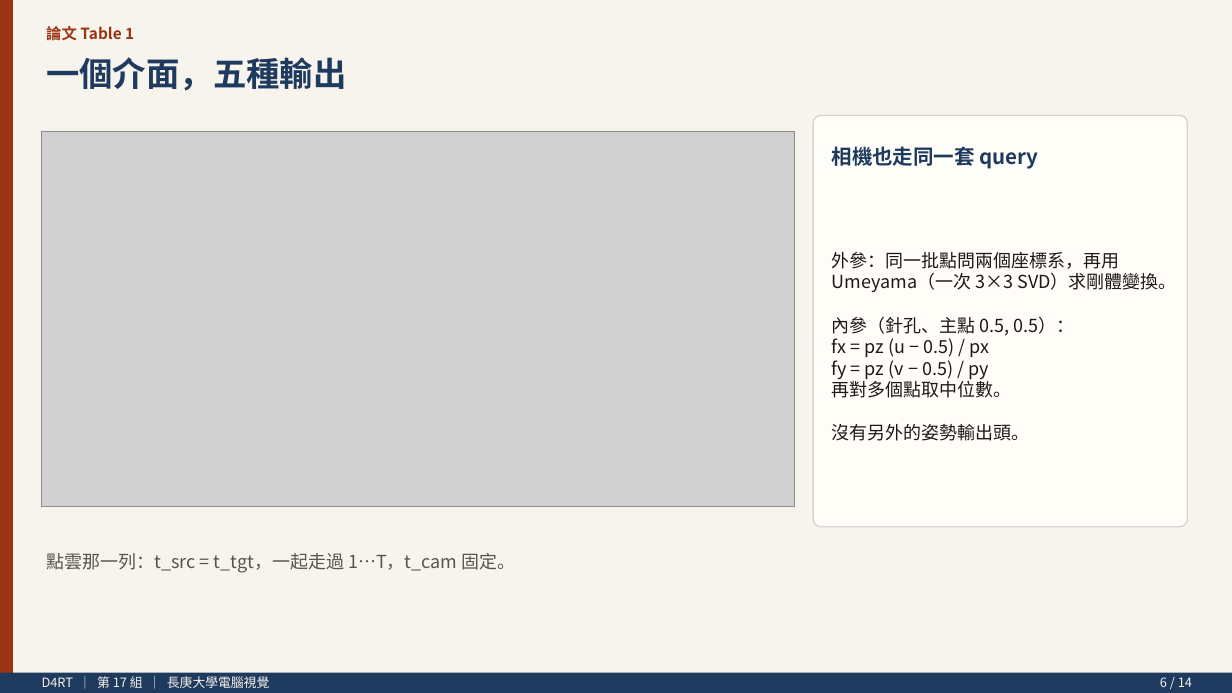
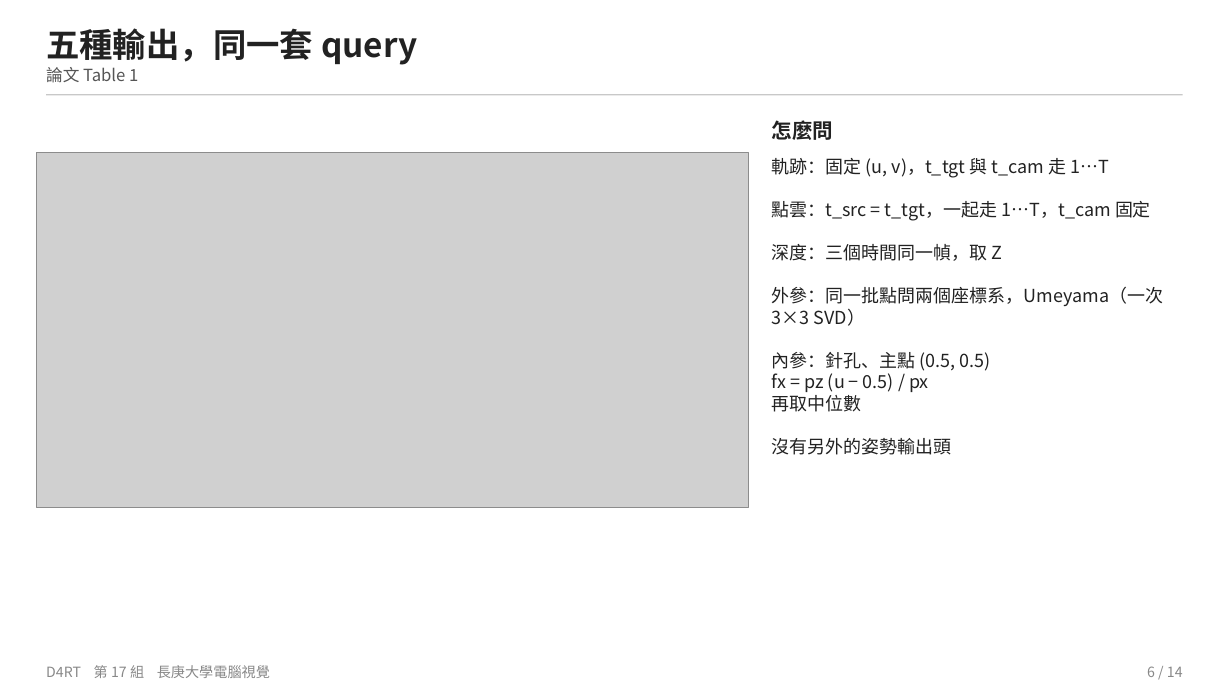
Before and after one commit to soymilk0211/cgu-cv-d4rt-presentation, a slide deck: slide 6 of D4RT_簡報.pptx. Drawn at 1232x693 pixels with LibreOffice and Linux fonts; fonts in the diff are those of the drawing; grey boxes stand for pictures. Boxes give left, top, right and bottom in pixels: in the first picture for what was removed or moved away, otherwise in the second. Text is boxed around its words. In the diff, an @@ line names an element or a change of style, - is before the commit and + after.

Commit message:
Revise slides and scripts for a plainer classroom tone
Shorter on-slide keywords, paper figures as the main content,
and a comparison of what is new versus prior methods, including
the cases D4RT does not win.

```diff
--- a/D4RT_簡報.pptx
+++ b/D4RT_簡報.pptx
@@ rectangle removed at box(0, 0, 1232, 693) @@
@@ rectangle removed at box(0, 0, 13, 693) @@
@@ vertical alignment middle to top in 3 elements at box(46, 665, 270, 678), box(772, 158, 1164, 455), box(46, 28, 417, 65) @@
@@ text at box(46, 28, 417, 65): text changed; text colour #1E3A5F to #222222 @@
-一個介面，五種輸出
+五種輸出，同一套 query
@@ text "論文 Table 1": place and size @@
-text "論文 Table 1" at box(46, 26, 134, 41)
+text "論文 Table 1" at box(46, 67, 138, 83)
@@ text "論文 Table 1" at box(46, 67, 138, 83): size 12 to 13 pt, text colour #9A3412 to #555555, bold off; vertical alignment middle to top @@
@@ rectangle added at box(46, 94, 1183, 95), fill #C8C8C8 @@
@@ rounded rectangle removed at box(813, 116, 1188, 527) @@
@@ text added at box(772, 120, 833, 140), 16 pt, text #222222, bold @@
+怎麼問
@@ text removed at box(832, 146, 1039, 169) @@
-相機也走同一套 query
@@ picture: place and size @@
-picture at box(42, 131, 795, 506)
+picture at box(37, 152, 749, 507)
@@ text at box(772, 158, 1164, 371): text changed; text colour #1C1917 to #222222 @@
-外參：同一批點問兩個座標系，再用 Umeyama（一次 3×3 SVD）求剛體變換。
-內參（針孔、主點 0.5, 0.5）：
+軌跡：固定 (u, v)，t_tgt 與 t_cam 走 1…T
+點雲：t_src = t_tgt，一起走 1…T，t_cam 固定
+深度：三個時間同一幀，取 Z
+外參：同一批點問兩個座標系，Umeyama（一次 3×3 SVD）
+內參：針孔、主點 (0.5, 0.5)
@@ text "軌跡：固定 (u, v)，t_tgt 與 t_cam ...": place and size @@
-text "軌跡：固定 (u, v)，t_tgt 與 t_cam ..." at box(832, 252, 1176, 441)
+text "軌跡：固定 (u, v)，t_tgt 與 t_cam ..." at box(772, 158, 1164, 455)
@@ text at box(772, 370, 929, 392): text colour #1C1917 to #222222 in "fx = pz (u − 0.5) / ..." @@
@@ text at box(772, 395, 952, 455): text changed; text colour #1C1917 to #222222 @@
-fy = pz (v − 0.5) / py
-再對多個點取中位數。
-沒有另外的姿勢輸出頭。
+再取中位數
+沒有另外的姿勢輸出頭
@@ text removed at box(46, 553, 516, 573) @@
-點雲那一列：t_src = t_tgt，一起走過 1…T，t_cam 固定。
@@ rectangle removed at box(0, 673, 1232, 693) @@
@@ text at box(46, 665, 270, 678): text changed; size 10 to 11 pt; text colour #F5F0E8 to #888888 @@
-D4RT ｜ 第 17 組 ｜ 長庚大學電腦視覺
+D4RT 第 17 組 長庚大學電腦視覺
@@ text "6 / 14": place and size @@
-text "6 / 14" at box(1160, 677, 1192, 687)
+text "6 / 14" at box(1147, 666, 1183, 677)
@@ text "6 / 14" at box(1147, 666, 1183, 677): size 10 to 11 pt, text colour #F5F0E8 to #888888; vertical alignment middle to top @@
```
Also in this commit, not shown: 12 other slides changed, 1 slide added, 1 slide removed, 4 other files.
